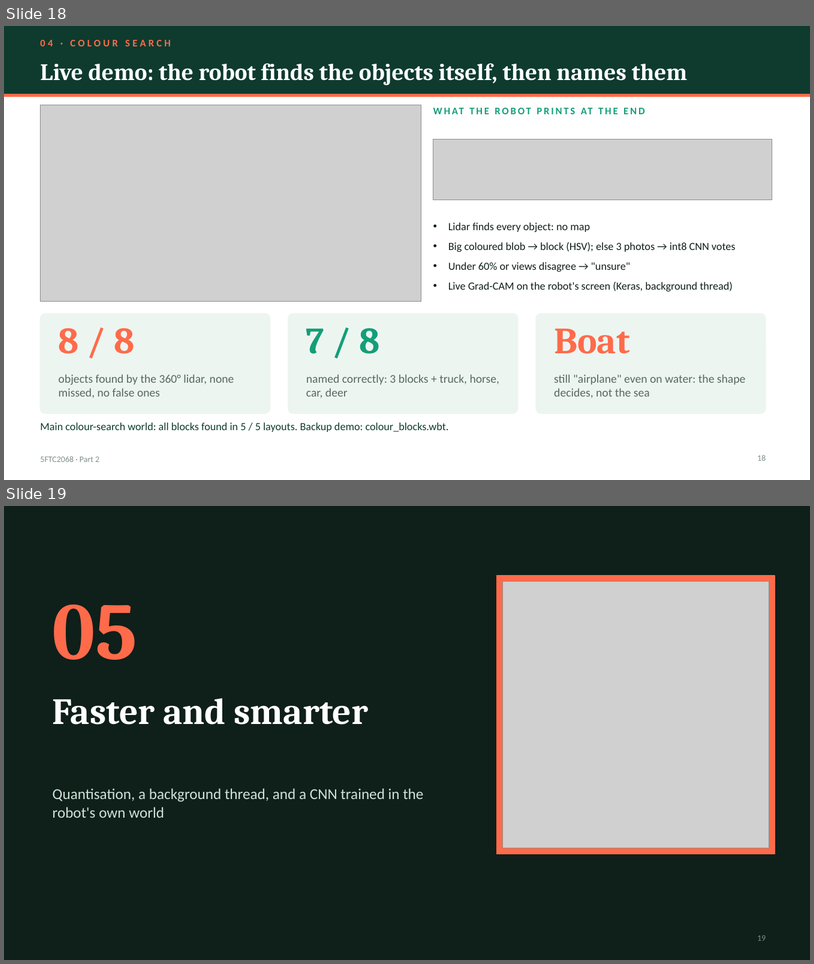
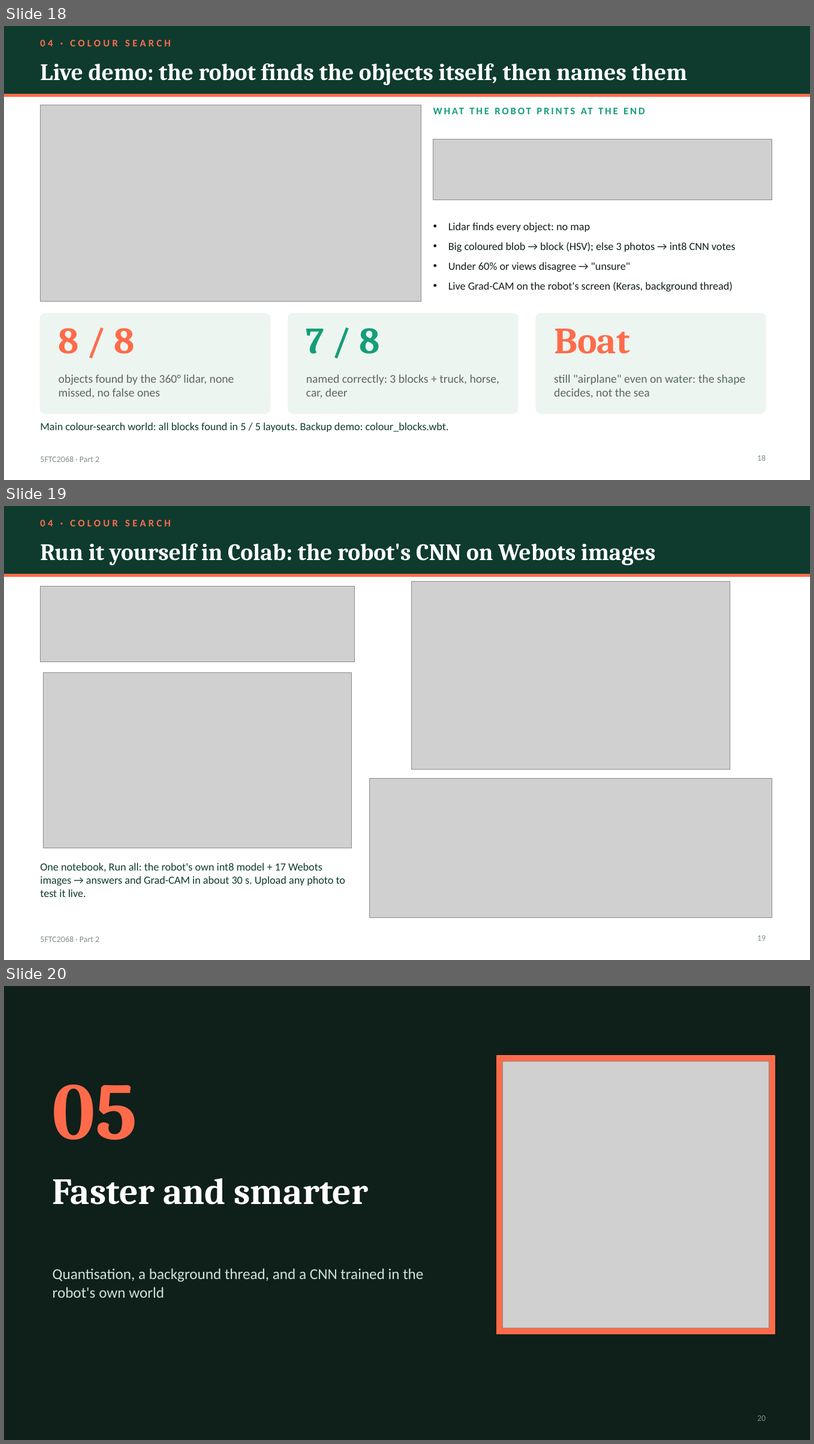
Before and after one commit to kris072008/webots-cnn-colour-detection, a slide deck: report/Krishna_Mahajan_106wucww_Part2_Presentation.pptx. Shown one above the other, each under a label of ours: slides 18 and 19 before the commit, slides 18, 19 and 20 after it. The pictures are 814x964 and 814x1444 pixels, drawn with LibreOffice and Linux fonts; fonts in the diff are those of the drawing; grey boxes stand for pictures. Boxes give left, top, right and bottom in pixels: in the first picture for what was removed or moved away, otherwise in the second. Text is boxed around its words. In the diff, an @@ line names an element or a change of style, - is before the commit and + after.

Commit message:
Slides: Colab slide with notebook screenshots; closing label reworded

```diff
--- a/report/Krishna_Mahajan_106wucww_Part2_Presentation.pptx
+++ b/report/Krishna_Mahajan_106wucww_Part2_Presentation.pptx
@@ slide 19 added at (x1=4, y1=506, x2=810, y2=960), background #FFFFFF; not listed: 3 template elements that a slide beside it also shows @@
@@ text added at (x1=40, y1=520, x2=171, y2=526), 12 pt, text #FF6B4A, bold @@
+04 · COLOUR SEARCH
@@ title added at (x1=40, y1=543, x2=656, y2=565), 28 pt, text #FFFFFF, bold @@
+Run it yourself in Colab: the robot's CNN on Webots images
@@ picture added at (x1=40, y1=586, x2=355, y2=662) @@
@@ picture added at (x1=412, y1=582, x2=731, y2=769) @@
@@ picture added at (x1=44, y1=672, x2=351, y2=848) @@
@@ picture added at (x1=370, y1=778, x2=772, y2=918) @@
@@ text added at (x1=40, y1=862, x2=345, y2=897), 13 pt, text #0E3B2E @@
+One notebook, Run all: the robot's own int8 model + 17 Webots images → answers and Grad-CAM in about 30 s. Upload any photo to test it live.
@@ page number added at (x1=758, y1=935, x2=766, y2=940), 10 pt, text #7E9189 @@
+19
@@ what was slide 19 is now slide 20 @@
@@ page number at (x1=758, y1=1415, x2=766, y2=1420): text changed @@
-19
+20
```
Also in this commit, not shown: 3 slides changed, 1 other file.
